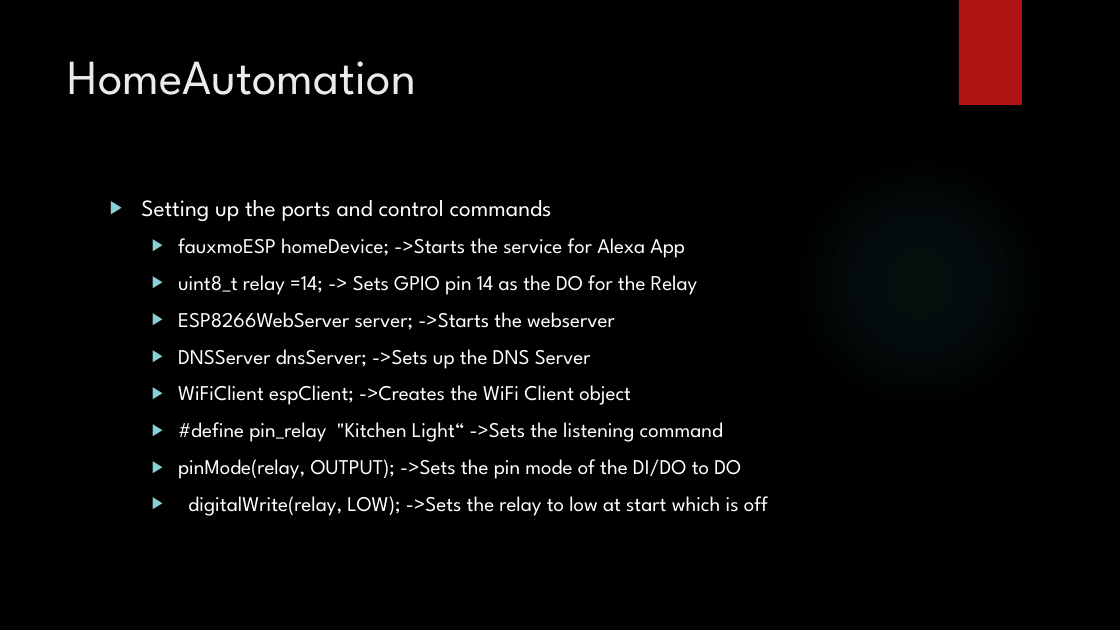
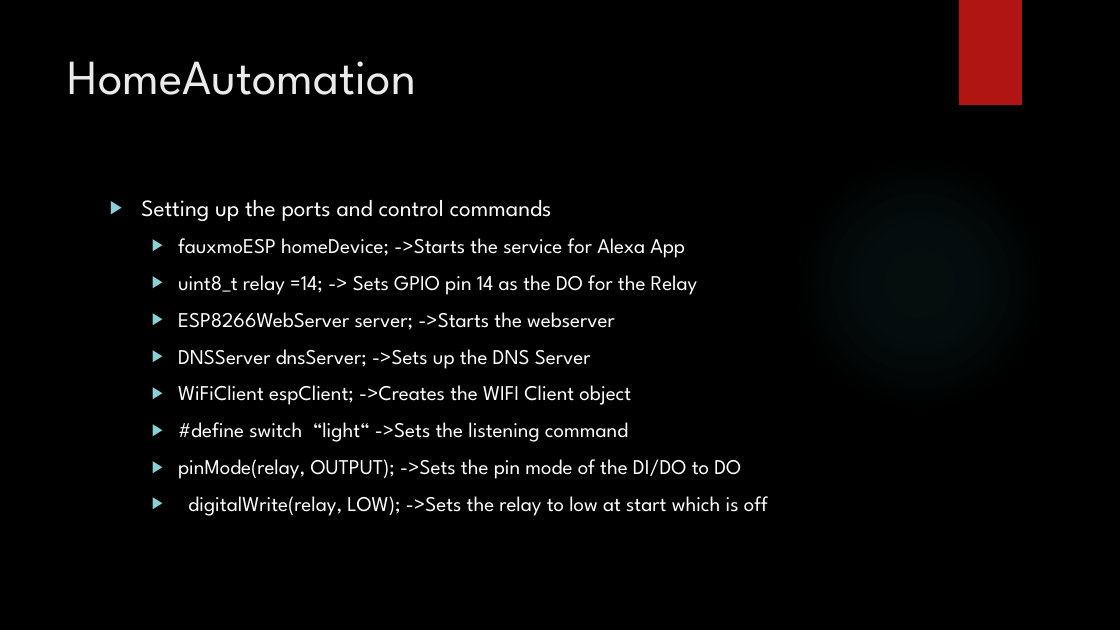
Before and after one commit to cammatth2001/HomeAutomation, a slide deck: slide 6 of HomeAutomation.pptx. Drawn at 1120x630 pixels with LibreOffice and Linux fonts; fonts in the diff are those of the drawing; background and template pictures are left out. Boxes give left, top, right and bottom in pixels: in the first picture for what was removed or moved away, otherwise in the second. Text is boxed around its words. In the diff, an @@ line names an element or a change of style, - is before the commit and + after.

```diff
--- a/HomeAutomation.pptx
+++ b/HomeAutomation.pptx
@@ text at (x1=178, y1=385, x2=631, y2=442): text changed @@
-  ▶ WiFiClient espClient; ->Creates the WiFi Client object
-  ▶ #define pin_relay "Kitchen Light“ ->Sets the listening command
+  ▶ WiFiClient espClient; ->Creates the WIFI Client object
+  ▶ #define switch “light“ ->Sets the listening command
```
Also in this commit, not shown: 3 other slides changed, 2 slides added, 7 other files.
